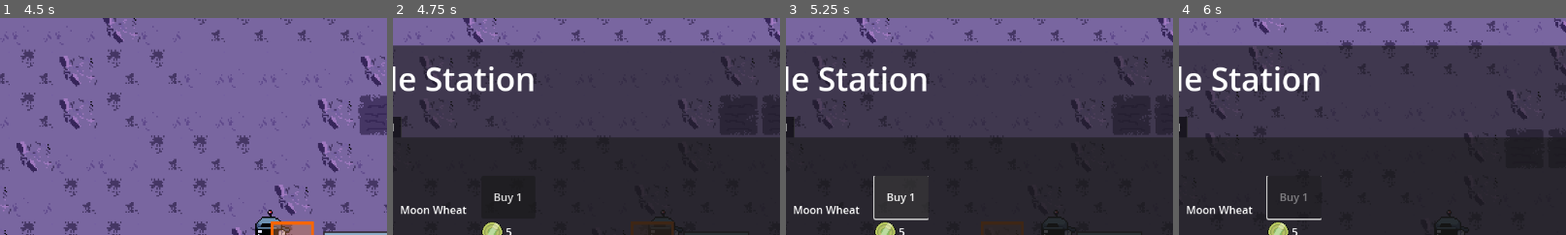
Above: before the commit, frames 1-4 (left to right).
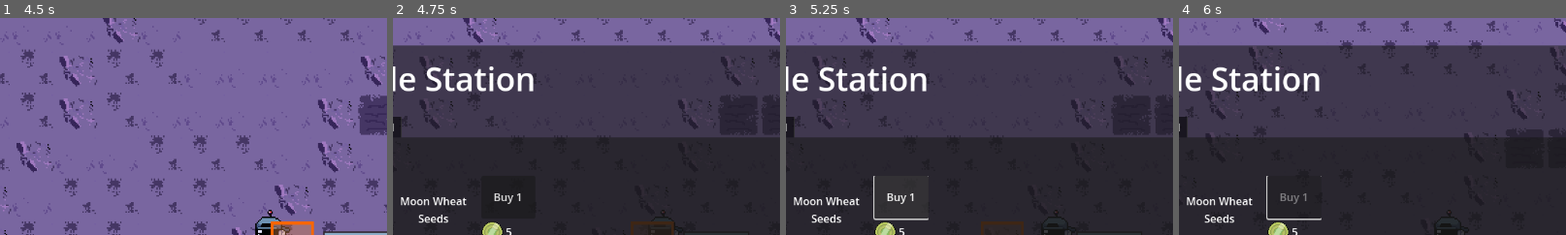
Above: after the commit, the same moments.

Repository: DevFTB/Moonbeam-Meadows
Game: Godot game, scene res://Level/moon.tscn
Same seed, same stepped clock (60 frames per second), same inputs: the game is played once before the commit and once after it.
Inputs (mouse positions are % of the whole screen's width and height, from its top left):
- Up to frame 1 (4.5 s): tap Enter at 0.5 s; move the mouse to (45, 70) at 0.52 s; hold E (interact) 0.53-1.28 s; hold W (move_up) 0.53-2.03 s; click (45, 70) at 0.8 s; move the mouse to (80, 65) at 1.27 s; click (80, 65) at 1.35 s; tap E (interact) at 1.55, 3.05 s; move the mouse to (20, 35) at 2.02 s; hold E (interact) 2.03-2.78 s; hold A (move_left) 2.03-3.53 s; click (20, 35) at 2.3 s; move the mouse to (55, 50) at 2.77 s; tap 1 (select_tool1) at 2.85 s; click (55, 50) at 2.92 s; move the mouse to (35, 25) at 3.52 s; hold S (move_down) 3.53-4.28 s; hold 2 (select_tool2) 3.53-4.28 s; click (35, 25) at 3.8 s; move the mouse to (72, 45) at 4.27 s; hold D (move_right) from 4.28 s (still down); tap 3 (select_tool3) at 4.35 s; click (72, 45) at 4.42 s
- Up to frame 2 (4.75 s): keep holding D (move_right); tap E (interact) at 4.55 s
- Up to frame 3 (5.25 s): release D (move_right) at 5 s; click "Buy 1" at 5 s
- Up to frame 4 (6 s): tap Space at 5.75 s; move the mouse to (30, 55) at 5.77 s; hold W (move_up) from 5.78 s (still down); hold 4 (select_tool4) from 5.78 s (still down)
The pictures show only the part of the screen within x 15-65%, y 0-50%; the shares and areas given below are measured in that part.

Frame 1 is identical in both runs. In frame 2, 0.9% of the frame differs, in the area x 2-20%, y 82-95%; in frame 3, 0.9%; in frame 4, 0.9%.

Commit message:
inventory rework

Diff:
--- a/GUI/InventoryGUI.gd
+++ b/GUI/InventoryGUI.gd
@@ -11,7 +11,7 @@
 func update_text():
 	var new_text = ""
 	for item in inventory.inventory.keys():
-		new_text += "%dx %s \n" % [inventory.inventory[item], item.get_display_name()]
+		new_text += "%dx %s \n" % [inventory.inventory[item], item.item_name]
 
 	text = new_text
 
--- a/Player/InventoryComponent.gd
+++ b/Inventory/InventoryComponent.gd
@@ -1,20 +1,19 @@
 extends Node
 class_name InventoryComponent
-
-# items don't get used up
-@export var cheat_mode = true
 
 @export var inventory_size = 5
 
 # -1 means infinite stack size.
 @export var stack_size = -1
 
+# items don't get used up
+@export var cheat_mode = true
 signal inventory_modified
 
 var inventory = {}
 var selected = null
+
 func add(item: Variant, amount : int):
-
 	if inventory.has(item):
 		inventory[item] += amount
 	else:
--- /dev/null
+++ b/Inventory/InventoryItem.gd
@@ -0,0 +1,32 @@
+extends Resource
+class_name InventoryItem
+
+enum ItemType {
+	SEED,
+	PRODUCE,
+	FERTILISER,
+	ROBOT
+}
+
+@export var item_name : String
+@export var item_icon : Texture2D
+@export var item_type : ItemType
+
+@export var buy_price : int
+@export var sell_price: int
+
+func _init(p_item_name = "New Item", p_item_icon = null, p_item_type = ItemType.SEED, p_buy_price = 0, p_sell_price = 0):
+	item_name = p_item_name
+	item_icon = p_item_icon
+	item_type = p_item_type
+	buy_price = p_buy_price
+	sell_price = p_sell_price
+
+func get_buy_price():
+	return buy_price
+
+func get_sell_price():
+	return sell_price
+
+func get_type():
+	return item_type
--- a/Level/Crops/CropResource.gd
+++ b/Level/Crops/CropResource.gd
@@ -3,29 +3,23 @@
 
 @export var crop_name : String
 
+@export var seed_item : InventoryItem
+@export var produce_item : InventoryItem
+
 @export_subgroup("Entity")
-#CropEntity
 @export var amount_of_stages : int
 @export var stage_textures : Array[Texture2D]
 @export var rate_of_growth : float
 @export var dehydration_rate : float
 
-@export_subgroup("Item")
-@export var seed_texture : Texture2D
-@export var seed_cost : int
-
-@export var produce_texture : Texture2D
-@export var produce_cost : int
-func _init(p_crop_name = "Crop", p_amount_of_stages = 3, p_stage_textures : Array[Texture2D] = [], p_rate_of_growth = 1, p_dehydration_rate = 0.05, p_seed_texture = null, p_produce_texture = null, p_seed_cost = 1, p_produce_cost = 1):
+func _init(p_crop_name = "Crop", p_amount_of_stages = 3, p_stage_textures : Array[Texture2D] = [], p_rate_of_growth = 1, p_dehydration_rate = 0.05, p_seed_item = null, p_produce_item = null):
+	seed_item = p_seed_item
+	produce_item = p_produce_item
 	crop_name = p_crop_name
 	amount_of_stages = p_amount_of_stages
 	stage_textures = p_stage_textures
 	rate_of_growth = p_rate_of_growth
 	dehydration_rate = p_dehydration_rate
-	seed_texture = p_seed_texture
-	seed_cost = p_seed_cost
-	produce_texture = p_produce_texture
-	produce_cost = p_produce_cost
 
 func get_display_name():
 	return crop_name
--- /dev/null
+++ b/Level/Crops/Resources/crop_moon_wheat.tres
@@ -0,0 +1,28 @@
+[gd_resource type="Resource" script_class="CropResource" load_steps=8 format=3 uid="uid://da3d7042yonen"]
+
+[ext_resource type="Resource" uid="uid://bxk5lyabg27c4" path="res://Level/Crops/Resources/item_moon_wheat_produce.tres" id="1_cvf4x"]
+[ext_resource type="Script" path="res://Level/Crops/CropResource.gd" id="2_qifm6"]
+[ext_resource type="Texture2D" uid="uid://klmhj7adxkvh" path="res://Level/Crops/crop_spritesheet.png" id="3_rgex2"]
+[ext_resource type="Resource" uid="uid://cjkxor4b8jp5h" path="res://Level/Crops/Resources/item_moon_wheat_seeds.tres" id="3_t6c2v"]
+
+[sub_resource type="AtlasTexture" id="AtlasTexture_h3e4s"]
+atlas = ExtResource("3_rgex2")
+region = Rect2(0, 0, 32, 64)
+
+[sub_resource type="AtlasTexture" id="AtlasTexture_5y8v1"]
+atlas = ExtResource("3_rgex2")
+region = Rect2(32, 0, 32, 64)
+
+[sub_resource type="AtlasTexture" id="AtlasTexture_5rlhg"]
+atlas = ExtResource("3_rgex2")
+region = Rect2(64, 0, 32, 64)
+
+[resource]
+script = ExtResource("2_qifm6")
+crop_name = "Moon Wheat"
+seed_item = ExtResource("3_t6c2v")
+produce_item = ExtResource("1_cvf4x")
+amount_of_stages = 3
+stage_textures = Array[Texture2D]([SubResource("AtlasTexture_h3e4s"), SubResource("AtlasTexture_5y8v1"), SubResource("AtlasTexture_5rlhg")])
+rate_of_growth = 1.0
+dehydration_rate = 0.05
--- /dev/null
+++ b/Level/Crops/Resources/item_moon_wheat_produce.tres
@@ -0,0 +1,16 @@
+[gd_resource type="Resource" script_class="InventoryItem" load_steps=4 format=3 uid="uid://bxk5lyabg27c4"]
+
+[ext_resource type="Texture2D" uid="uid://klmhj7adxkvh" path="res://Level/Crops/crop_spritesheet.png" id="1_hf1j7"]
+[ext_resource type="Script" path="res://Inventory/InventoryItem.gd" id="2_vulnh"]
+
+[sub_resource type="AtlasTexture" id="AtlasTexture_ra178"]
+atlas = ExtResource("1_hf1j7")
+region = Rect2(224, 32, 32, 32)
+
+[resource]
+script = ExtResource("2_vulnh")
+item_name = "Moon Wheat Bundle"
+item_icon = SubResource("AtlasTexture_ra178")
+item_type = 1
+buy_price = 0
+sell_price = 8
--- /dev/null
+++ b/Level/Crops/Resources/item_moon_wheat_seeds.tres
@@ -0,0 +1,16 @@
+[gd_resource type="Resource" script_class="InventoryItem" load_steps=4 format=3 uid="uid://cjkxor4b8jp5h"]
+
+[ext_resource type="Texture2D" uid="uid://klmhj7adxkvh" path="res://Level/Crops/crop_spritesheet.png" id="1_17ldb"]
+[ext_resource type="Script" path="res://Inventory/InventoryItem.gd" id="2_12306"]
+
+[sub_resource type="AtlasTexture" id="AtlasTexture_tq7in"]
+atlas = ExtResource("1_17ldb")
+region = Rect2(192, 32, 32, 32)
+
+[resource]
+script = ExtResource("2_12306")
+item_name = "Moon Wheat Seeds"
+item_icon = SubResource("AtlasTexture_tq7in")
+item_type = 0
+buy_price = 5
+sell_price = 0
--- a/Level/Crops/crop_moon_wheat.tres
+++ /dev/null
@@ -1,36 +0,0 @@
-[gd_resource type="Resource" script_class="CropResource" load_steps=8 format=3 uid="uid://da3d7042yonen"]
-
-[ext_resource type="Script" path="res://Level/Crops/CropResource.gd" id="1_uesbj"]
-[ext_resource type="Texture2D" uid="uid://klmhj7adxkvh" path="res://Level/Crops/crop_spritesheet.png" id="2_kng6a"]
-
-[sub_resource type="AtlasTexture" id="AtlasTexture_6ftpx"]
-atlas = ExtResource("2_kng6a")
-region = Rect2(224, 32, 32, 32)
-
-[sub_resource type="AtlasTexture" id="AtlasTexture_amsq5"]
-atlas = ExtResource("2_kng6a")
-region = Rect2(192, 32, 32, 32)
-
-[sub_resource type="AtlasTexture" id="AtlasTexture_h3e4s"]
-atlas = ExtResource("2_kng6a")
-region = Rect2(0, 0, 32, 64)
-
-[sub_resource type="AtlasTexture" id="AtlasTexture_5y8v1"]
-atlas = ExtResource("2_kng6a")
-region = Rect2(32, 0, 32, 64)
-
-[sub_resource type="AtlasTexture" id="AtlasTexture_5rlhg"]
-atlas = ExtResource("2_kng6a")
-region = Rect2(64, 0, 32, 64)
-
-[resource]
-script = ExtResource("1_uesbj")
-crop_name = "Moon Wheat"
-amount_of_stages = 3
-stage_textures = Array[Texture2D]([SubResource("AtlasTexture_h3e4s"), SubResource("AtlasTexture_5y8v1"), SubResource("AtlasTexture_5rlhg")])
-rate_of_growth = 1.0
-dehydration_rate = 0.05
-seed_texture = SubResource("AtlasTexture_amsq5")
-seed_cost = 5
-produce_texture = SubResource("AtlasTexture_6ftpx")
-produce_cost = 8
--- a/Level/Crops/lunar_sprinkles.tres
+++ /dev/null
@@ -1,8 +0,0 @@
-[gd_resource type="Resource" script_class="FertiliserResource" load_steps=2 format=3 uid="uid://digrf2r5b0p0h"]
-
-[ext_resource type="Script" path="res://Level/Crops/FertiliserResource.gd" id="1_qampo"]
-
-[resource]
-script = ExtResource("1_qampo")
-fertiliser_name = "Lunar Sprinkles"
-growth_multiplier = 2
--- a/Level/Currency/CurrencyManager.gd
+++ b/Level/Currency/CurrencyManager.gd
@@ -13,18 +13,17 @@
 
 func get_currency():
 	return currency
-
-func buy(player:Player, crop: CropResource, amount: int):
-	if spend_currency(crop.seed_cost * amount):
-		print("spent %d currency" % (crop.seed_cost * amount))
-		player.get_node("SeedInventory").add(crop, amount)
+func buy(player:Player, item: Variant, amount: int):
+	if spend_currency(item.get_buy_price() * amount):
+		print("spent %d currency" % (item.get_buy_price() * amount))
+		player.get_inventory(item.get_type()).add(item, amount)
 		return true
 	else:
 		return false
 
-func sell_crop(player: Player, crop: CropResource, amount: int):
-	if player.get_node("ProduceInventory").remove(crop, amount):
-		add_currency(crop.produce_cost * amount)
+func sell(player: Player, item: Variant, amount: int):
+	if player.get_inventory(item.get_type()).remove(item, amount):
+		add_currency(item.get_sell_price() * amount)
 	pass
 
 
--- a/Level/Crops/FertiliserResource.gd
+++ b/Level/Fertiliser/FertiliserResource.gd
@@ -3,7 +3,4 @@
 
 @export var fertiliser_name = "Fertiliser"
 @export var growth_multiplier = 2
-@export var item_texture : Texture2D
-
-func get_display_name():
-	return fertiliser_name
+@export var fertiliser_item : InventoryItem
--- /dev/null
+++ b/Level/Fertiliser/fertiliser_lunar_sprinkles.tres
@@ -0,0 +1,20 @@
+[gd_resource type="Resource" script_class="FertiliserResource" load_steps=5 format=3 uid="uid://d4eq6g7albnb4"]
+
+[ext_resource type="Script" path="res://Inventory/InventoryItem.gd" id="1_2u45p"]
+[ext_resource type="Script" path="res://Level/Fertiliser/FertiliserResource.gd" id="1_qampo"]
+
+[sub_resource type="AtlasTexture" id="AtlasTexture_iadkx"]
+
+[sub_resource type="Resource" id="Resource_33686"]
+script = ExtResource("1_2u45p")
+item_name = "Lunar Sprinkles"
+item_icon = SubResource("AtlasTexture_iadkx")
+item_type = 2
+buy_price = 8
+sell_price = 0
+
+[resource]
+script = ExtResource("1_qampo")
+fertiliser_name = "Lunar Sprinkles"
+growth_multiplier = 2
+fertiliser_item = SubResource("Resource_33686")
--- a/Level/Level.gd
+++ b/Level/Level.gd
@@ -9,15 +9,16 @@
 
 # Called when the node enters the scene tree for the first time.
 func _ready():
-	$Player/SeedInventory.add(crops[0], 5)
-	$Player/ProduceInventory.add(crops[0],5)
-	$Player/FertiliserInventory.add(fertilisers[0], 5)
+	$Player/SeedInventory.add(crops[0].seed_item, 5)
+	$Player/ProduceInventory.add(crops[0].produce_item,5)
+	$Player/FertiliserInventory.add(fertilisers[0].fertiliser_item, 5)
 	pass # Replace with function body.
 
 func get_entity_at_grid(grid_position : Vector2i):
 	return crop_map.get(grid_position)
 
-func plant_land(grid_position : Vector2i, crop: CropResource):
+func plant_land(grid_position : Vector2i, item: InventoryItem):
+	var crop = lookup_crop(item)
 	if crop_map.has(grid_position):
 		var crop_entity = crop_map[grid_position]
 		if crop_entity.crop == null:
@@ -26,7 +27,8 @@
 
 	return false
 
-func fertilise_land(grid_position : Vector2i, fertiliser : FertiliserResource):
+func fertilise_land(grid_position : Vector2i, item: InventoryItem):
+	var fertiliser = lookup_fertiliser(item)
 	if crop_map.has(grid_position):
 		crop_map[grid_position].fertilise(fertiliser)
 		set_cell(0, grid_position, 0, Vector2i(0, 1))
@@ -54,11 +56,24 @@
 	else:
 		return false
 
-func harvest_land(grid_position: Vector2i, inventory):
+const ItemType = preload("res://Inventory/InventoryItem.gd").ItemType
+func harvest_land(grid_position: Vector2i, entity: Node2D):
 	if crop_map.has(grid_position):
 		var crop_entity = crop_map[grid_position]
 
 		if crop_entity.is_fully_grown():
-			inventory.add(crop_entity.crop, 1)
+			entity.get_inventory(ItemType.PRODUCE).add(crop_entity.crop, 1)
 			crop_entity.harvest()
 	pass
+
+func lookup_crop(item: InventoryItem):
+	for crop in crops:
+		if crop.seed_item == item or crop.produce_item == item:
+			return crop
+	return null
+
+func lookup_fertiliser(item: InventoryItem):
+	for fertiliser in fertilisers:
+		if fertiliser.fertiliser_item == item:
+			return fertiliser
+	return null
--- a/Level/Quests/QuestResource.gd
+++ b/Level/Quests/QuestResource.gd
@@ -61,7 +61,7 @@
 func get_requirements_text():
 	var req_test = "Requirements: \n"
 	for item in quest_items.keys():
-		req_test += "%dx %s" % [quest_items[item], item.get_display_name()]
+		req_test += "%dx %s" % [quest_items[item], item.item_name]
 	print("sdf " + req_test)
 	return req_test
 
--- a/Level/Quests/quest_campaign_1.tres
+++ b/Level/Quests/quest_campaign_1.tres
@@ -1,7 +1,7 @@
-[gd_resource type="Resource" script_class="QuestResource" load_steps=5 format=3 uid="uid://xnxlj0pr85nm"]
+[gd_resource type="Resource" script_class="QuestResource" load_steps=5 format=3 uid="uid://cp77d3nlgk6b8"]
 
-[ext_resource type="Resource" uid="uid://da3d7042yonen" path="res://Level/Crops/crop_moon_wheat.tres" id="1_n1bhx"]
 [ext_resource type="Script" path="res://Level/Quests/QuestResource.gd" id="1_qdv3o"]
+[ext_resource type="Resource" uid="uid://bxk5lyabg27c4" path="res://Level/Crops/Resources/item_moon_wheat_produce.tres" id="1_xjsgf"]
 [ext_resource type="Script" path="res://Level/Quests/CurrencyQuestReward.gd" id="2_ij2hp"]
 
 [sub_resource type="Resource" id="Resource_vej6u"]
@@ -14,7 +14,7 @@
 quest_name = "A new beginning"
 is_campaign_quest = true
 quest_items = {
-ExtResource("1_n1bhx"): 5
+ExtResource("1_xjsgf"): 5
 }
 reward_text = "A sense of satisfaction"
 rewards = Array[Resource("res://Level/Quests/QuestReward.gd")]([SubResource("Resource_vej6u")])
--- a/Level/Quests/quest_campaign_2.tres
+++ b/Level/Quests/quest_campaign_2.tres
@@ -1,6 +1,6 @@
-[gd_resource type="Resource" script_class="QuestResource" load_steps=5 format=3 uid="uid://dli3j27ty21mr"]
+[gd_resource type="Resource" script_class="QuestResource" load_steps=5 format=3 uid="uid://c6irvbqybpvwr"]
 
-[ext_resource type="Resource" uid="uid://da3d7042yonen" path="res://Level/Crops/crop_moon_wheat.tres" id="1_i01ym"]
+[ext_resource type="Resource" uid="uid://bxk5lyabg27c4" path="res://Level/Crops/Resources/item_moon_wheat_produce.tres" id="1_jnchy"]
 [ext_resource type="Script" path="res://Level/Quests/QuestResource.gd" id="1_s6kp6"]
 [ext_resource type="Script" path="res://Level/Quests/CurrencyQuestReward.gd" id="2_aksav"]
 
@@ -14,7 +14,7 @@
 quest_name = "Making bank"
 is_campaign_quest = true
 quest_items = {
-ExtResource("1_i01ym"): 20
+ExtResource("1_jnchy"): 20
 }
 reward_text = "A greater sense of satisfaction"
 rewards = Array[Resource("res://Level/Quests/QuestReward.gd")]([SubResource("Resource_3v0f6")])
--- a/Level/Trade Station/TSBuyItemGUI.gd
+++ b/Level/Trade Station/TSBuyItemGUI.gd
@@ -1,6 +1,6 @@
 extends Control
 
-@export var crop : CropResource = null
+@export var item : InventoryItem = null
 @export var player_inventory : Node
 @export var multibuy_delay = 0.7
 @export var multibuy_rate = 10.0
@@ -30,11 +30,11 @@
 			pass
 	pass
 
-func set_crop(crop: CropResource):
-	self.crop = crop
-	$IconTextureRect.texture = crop.seed_texture
-	$NameLabel.text = crop.crop_name
-	$VBoxContainer/HBoxContainer/CostLabel.text = str(crop.seed_cost)
+func set_item(new_item:InventoryItem):
+	item = new_item
+	$IconTextureRect.texture = item.item_icon
+	$NameLabel.text = item.item_name
+	$VBoxContainer/HBoxContainer/CostLabel.text = str(item.buy_price)
 
 func start_multibuy():
 	print("start multibuy")
@@ -42,12 +42,12 @@
 	if pressed:
 		multibuy = true
 		multibuy_timer = 0
-		max_amount = floor(currency_manager.get_currency() / crop.seed_cost)
+		max_amount = floor(currency_manager.get_currency() / item.buy_price)
 	pass
 
 func _on_buy_button_pressed():
 	if not multibuy:
-		currency_manager.buy(trade_station.get_interacting_player(), crop, 1)
+		currency_manager.buy(trade_station.get_interacting_player(), item, 1)
 	pass # Replace with function body.
 
 
@@ -61,14 +61,14 @@
 	pressed = false
 	if multibuy:
 		print("multibuy %d" % multibuy_amount)
-		currency_manager.buy(trade_station.get_interacting_player(), crop, multibuy_amount)
+		currency_manager.buy(trade_station.get_interacting_player(), item, multibuy_amount)
 		multibuy = false
 		$VBoxContainer/BuyButton.text = "Buy 1"
 
 	pass # Replace with function body.
 
 func update_gui():
-	$VBoxContainer/BuyButton.disabled = currency_manager.get_currency() < crop.seed_cost
+	$VBoxContainer/BuyButton.disabled = currency_manager.get_currency() < item.buy_price
 	pass
 
 func set_trade_station(new_trade_station: Node):
--- a/Level/Trade Station/TSSellItemGUI.gd
+++ b/Level/Trade Station/TSSellItemGUI.gd
@@ -1,6 +1,8 @@
 extends Control
+const ItemType = preload("res://Inventory/InventoryItem.gd").ItemType
 
-@export var crop : CropResource = null
+@export var item : InventoryItem = null
+@export var item_type: ItemType = ItemType.PRODUCE
 @export var multisell_delay = 0.7
 @export var multisell_rate = 10.0
 
@@ -29,11 +31,11 @@
 			pass
 	pass
 
-func set_crop(crop: CropResource):
-	self.crop = crop
-	$IconTextureRect.texture = crop.produce_texture
-	$NameLabel.text = crop.crop_name
-	$VBoxContainer/HBoxContainer/CostLabel.text = str(crop.produce_cost)
+func set_item(new_item: InventoryItem):
+	self.item = new_item
+	$IconTextureRect.texture = item.item_icon
+	$NameLabel.text = item.item_name
+	$VBoxContainer/HBoxContainer/CostLabel.text = str(item.sell_price)
 
 func start_multisell():
 	print("start multisell")
@@ -41,12 +43,12 @@
 	if pressed:
 		multisell = true
 		multisell_timer = 0
-		max_amount = player_inventory.get_amount(crop)
+		max_amount = player_inventory.get_amount(item)
 	pass
 
 func _on_sell_button_pressed():
 	if not multisell:
-		currency_manager.sell_crop(trade_station.get_interacting_player(), crop, 1)
+		currency_manager.sell(trade_station.get_interacting_player(), item, 1)
 	pass # Replace with function body.
 
 
@@ -60,21 +62,21 @@
 	pressed = false
 	if multisell:
 		print("multisell %d" % multisell_amount)
-		currency_manager.sell_crop(trade_station.get_interacting_player(), crop, multisell_amount)
+		currency_manager.sell(trade_station.get_interacting_player(), item ,multisell_amount)
 		multisell = false
 		$VBoxContainer/SellButton.text = "Sell 1"
 
 	pass # Replace with function body.
 
 func update_gui():
-	$VBoxContainer/SellButton.disabled = player_inventory.get_amount(crop) == 0
+	$VBoxContainer/SellButton.disabled = player_inventory.get_amount(item) == 0
 	pass
 
 func set_trade_station(new_trade_station: Node):
 	trade_station = new_trade_station
 	var interacting_player = trade_station.get_interacting_player()
 	if interacting_player != null:
-		player_inventory = interacting_player.get_node("ProduceInventory")
+		player_inventory = interacting_player.get_inventory(item_type)
 		if not player_inventory.inventory_modified.is_connected(update_gui):
 			player_inventory.inventory_modified.connect(update_gui)
 	update_gui()
--- a/Level/Trade Station/TradeStationGUI.gd
+++ b/Level/Trade Station/TradeStationGUI.gd
@@ -12,14 +12,15 @@
 
 func _ready():
 	visibility_changed.connect(update_gui)
-	for crop in level.crops:
+	for seed_item in level.crops.map(func(c): return c.seed_item):
 		var buy_item_gui = crop_buy_gui_scene.instantiate()
 		buy_seed_parent.add_child(buy_item_gui)
-		buy_item_gui.set_crop(crop)
+		buy_item_gui.set_item(seed_item)
 
+	for produce_item in level.crops.map(func(c): return c.produce_item):
 		var sell_item_gui = crop_sell_gui_scene.instantiate()
 		sell_seed_parent.add_child(sell_item_gui)
-		sell_item_gui.set_crop(crop)
+		sell_item_gui.set_item(produce_item)
 
 func update_gui():
 	for child in buy_seed_parent.get_children():
--- a/Level/moon.tscn
+++ b/Level/moon.tscn
@@ -1,14 +1,14 @@
-[gd_scene load_steps=31 format=3 uid="uid://cpu8fsvc7k6b1"]
+[gd_scene load_steps=31 format=3 uid="uid://dqssy8nb5t4do"]
 
 [ext_resource type="TileSet" uid="uid://dsntvsfcov3kf" path="res://Level/moon_tileset.tres" id="1_7871s"]
 [ext_resource type="SpriteFrames" uid="uid://batd5fcqiq2fx" path="res://Player/player_sprite_frames.tres" id="2_373r8"]
 [ext_resource type="Script" path="res://Player/Player.gd" id="2_p03jk"]
 [ext_resource type="Script" path="res://Level/Level.gd" id="2_qn437"]
-[ext_resource type="Resource" uid="uid://da3d7042yonen" path="res://Level/Crops/crop_moon_wheat.tres" id="3_gay8p"]
+[ext_resource type="Resource" uid="uid://da3d7042yonen" path="res://Level/Crops/Resources/crop_moon_wheat.tres" id="3_v0lsh"]
+[ext_resource type="Resource" uid="uid://d4eq6g7albnb4" path="res://Level/Fertiliser/fertiliser_lunar_sprinkles.tres" id="4_57r43"]
 [ext_resource type="Script" path="res://GUI/ToolGUI.gd" id="4_i0hmv"]
-[ext_resource type="Resource" uid="uid://digrf2r5b0p0h" path="res://Level/Crops/lunar_sprinkles.tres" id="4_o1p1q"]
-[ext_resource type="Script" path="res://Player/InventoryComponent.gd" id="5_0ppol"]
 [ext_resource type="Script" path="res://Level/Trade Station/TradeStation.gd" id="5_0upu3"]
+[ext_resource type="Script" path="res://Inventory/InventoryComponent.gd" id="9_iadx0"]
 [ext_resource type="Script" path="res://GUI/PhoneGUI.gd" id="9_kceb6"]
 [ext_resource type="Script" path="res://GUI/InventoryGUI.gd" id="10_u7prv"]
 [ext_resource type="Texture2D" uid="uid://duwmw3oitb6i5" path="res://GUI/selection_marker.png" id="11_8edbx"]
@@ -52,8 +52,8 @@
 layer_0/name = "ground"
 layer_0/tile_data = PackedInt32Array(2, 65536, 2, 3, 65536, 2, 4, 65536, 2, 5, 131072, 2, 6, 0, 2, 7, 0, 2, 8, 0, 2, 9, …(16184 unchanged characters)…
 script = ExtResource("2_qn437")
-crops = Array[Resource("res://Level/Crops/CropResource.gd")]([ExtResource("3_gay8p")])
-fertilisers = Array[Resource("res://Level/Crops/FertiliserResource.gd")]([ExtResource("4_o1p1q")])
+crops = Array[Resource("res://Level/Crops/CropResource.gd")]([ExtResource("3_v0lsh")])
+fertilisers = Array[Resource("res://Level/Fertiliser/FertiliserResource.gd")]([ExtResource("4_57r43")])
 
 [node name="Entities" type="Node2D" parent="."]
 
@@ -93,13 +93,13 @@
 sprite_frames = ExtResource("2_373r8")
 
 [node name="SeedInventory" type="Node" parent="Player"]
-script = ExtResource("5_0ppol")
+script = ExtResource("9_iadx0")
 
 [node name="ProduceInventory" type="Node" parent="Player"]
-script = ExtResource("5_0ppol")
+script = ExtResource("9_iadx0")
 
 [node name="FertiliserInventory" type="Node" parent="Player"]
-script = ExtResource("5_0ppol")
+script = ExtResource("9_iadx0")
 
 [node name="CanvasLayer" type="CanvasLayer" parent="."]
 
@@ -330,7 +330,6 @@
 offset_bottom = 529.0
 
 [node name="Buy" type="HBoxContainer" parent="CanvasLayer/GUI/TradeStationGUI/TabContainer"]
-visible = false
 layout_mode = 2
 
 [node name="Control" type="Control" parent="CanvasLayer/GUI/TradeStationGUI/TabContainer/Buy"]
@@ -371,6 +370,7 @@
 size_flags_horizontal = 3
 
 [node name="Sell" type="Control" parent="CanvasLayer/GUI/TradeStationGUI/TabContainer"]
+visible = false
 layout_mode = 2
 
 [node name="ScrollContainer" type="ScrollContainer" parent="CanvasLayer/GUI/TradeStationGUI/TabContainer/Sell"]
--- a/Player/Player.gd
+++ b/Player/Player.gd
@@ -49,11 +49,24 @@
 				if get_parent().water_land(grid_position):
 					water_tank -= 1
 		Tool.HARVEST:
-			get_parent().harvest_land(grid_position, $ProduceInventory)
+			get_parent().harvest_land(grid_position, self)
 	pass
 
 func fill_water_tank():
 	water_tank = max_water_tank
+
+const ItemType = preload("res://Inventory/InventoryItem.gd").ItemType
+func get_inventory(item_type: ItemType):
+	match(item_type):
+		ItemType.SEED:
+			return $SeedInventory
+		ItemType.FERTILISER:
+			return $FertiliserInventory
+		ItemType.PRODUCE:
+			return $ProduceInventory
+
+	return null
+
 
 func _input(event):
 
Not shown: 1 places in Level/moon.tscn that only renumber resources
